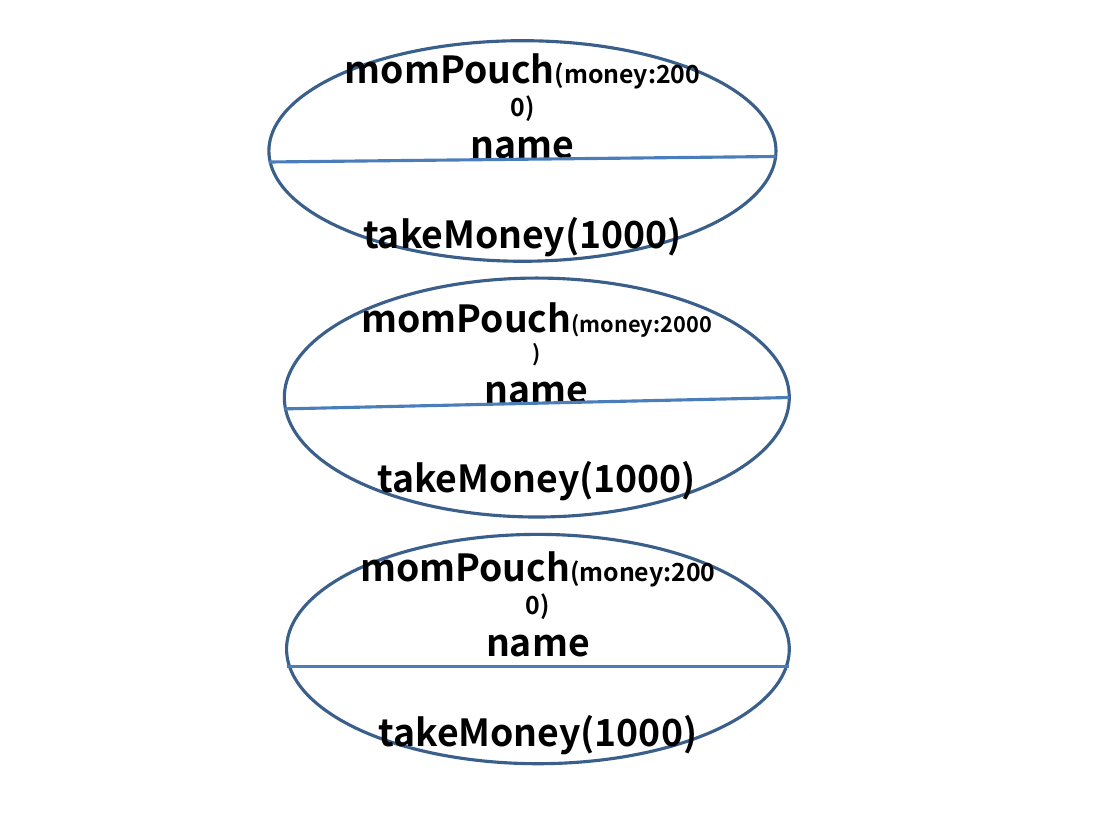
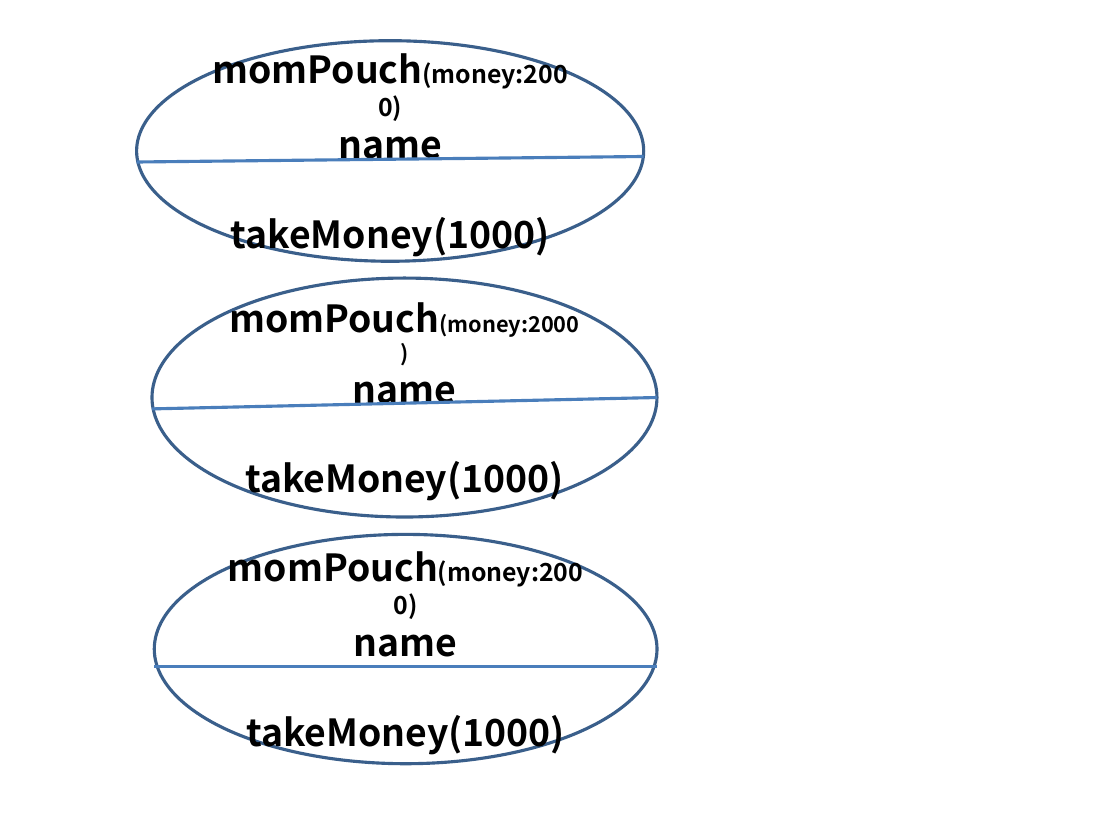
Before and after one commit to GOLDKUM/big-1, a slide deck: slide 3 of note/1_JAVA/1204.9_접근제한의 종류와 static.pptx. Drawn at 1120x840 pixels with LibreOffice and Linux fonts; fonts in the diff are those of the drawing. Boxes give left, top, right and bottom in pixels: in the first picture for what was removed or moved away, otherwise in the second. Text is boxed around its words. In the diff, an @@ line names an element or a change of style, - is before the commit and + after.

```diff
--- a/note/1_JAVA/1204.9_접근제한의 종류와 static.pptx
+++ b/note/1_JAVA/1204.9_접근제한의 종류와 static.pptx
@@ 3 ellipses, 3 lines: place and size @@
-3 ellipses, 3 lines at [269,40,790,764]
+3 ellipses, 3 lines at [137,40,657,764]
```
Also in this commit, not shown: 1 slide added, 14 other files.
